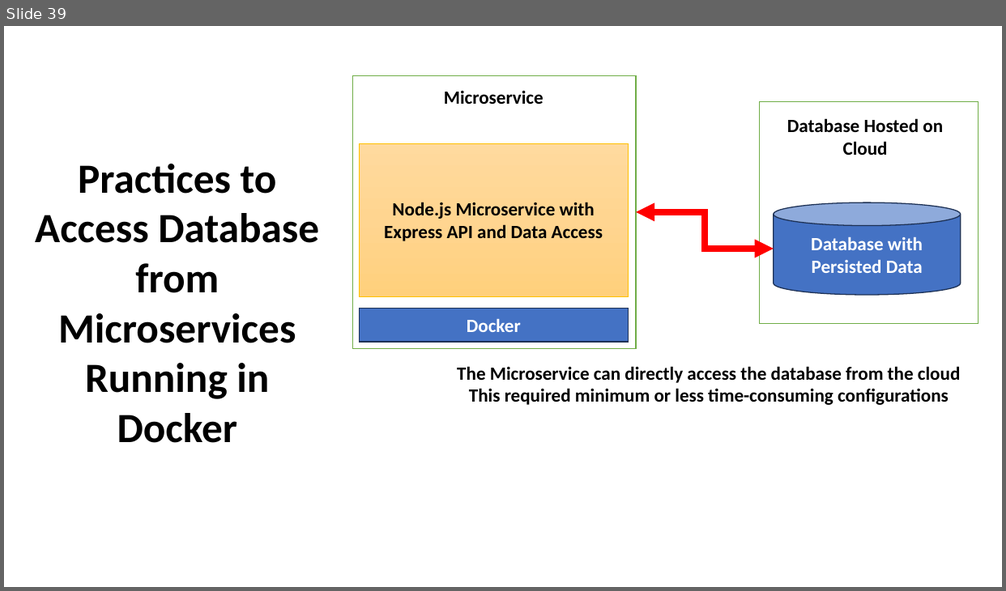
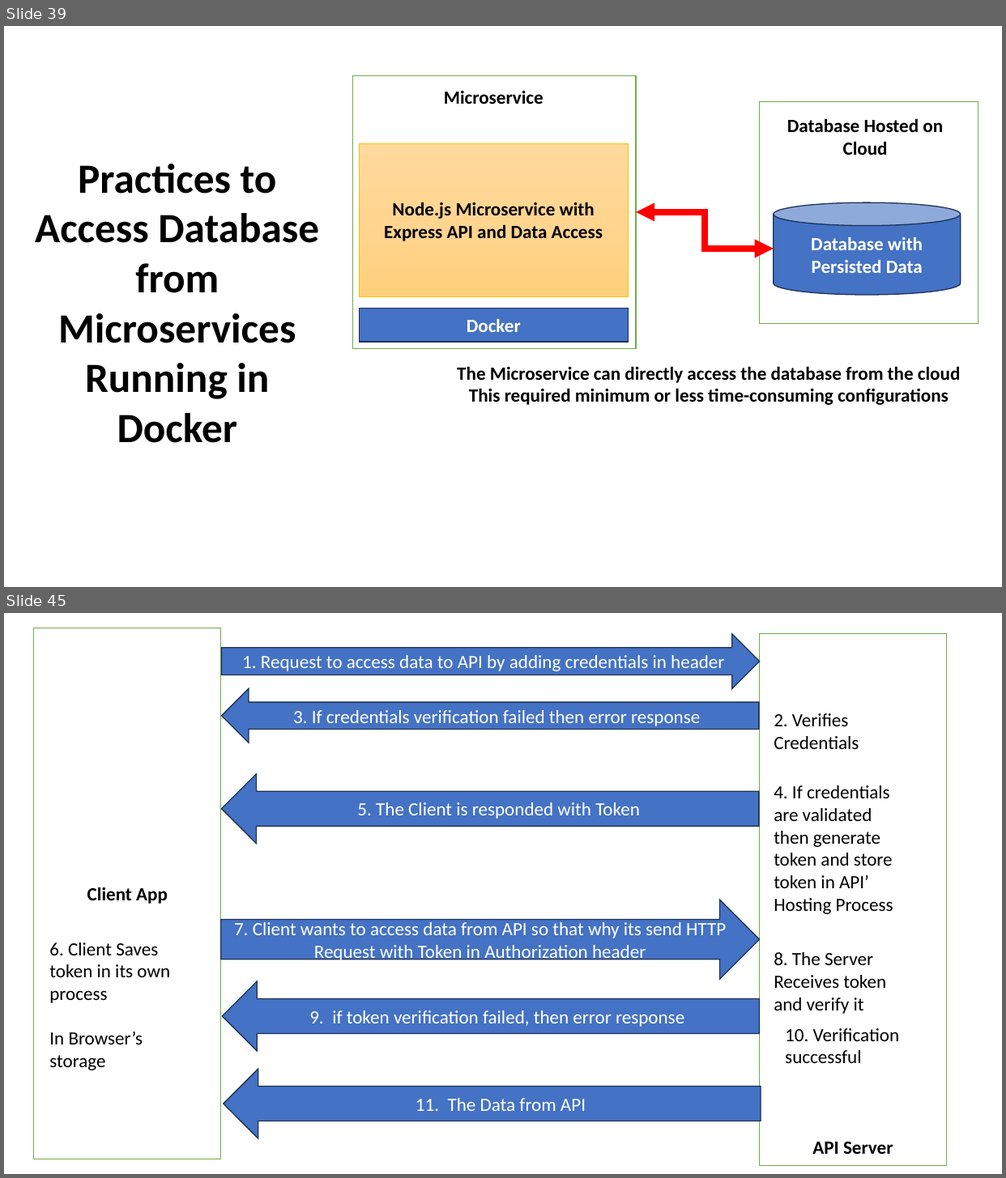
Before and after one commit to maheshsabnis/ugam, a slide deck: Training_Presentetions.pptx. Shown one above the other, each under a label of ours: slide 39 before the commit, slides 39 and 45 after it; the slides between them are not shown. The pictures are 1006x591 and 1006x1178 pixels, drawn with LibreOffice and Linux fonts; fonts in the diff are those of the drawing. Boxes give left, top, right and bottom in pixels: in the first picture for what was removed or moved away, otherwise in the second. Text is boxed around its words. In the diff, an @@ line names an element or a change of style, - is before the commit and + after.

```diff
--- a/Training_Presentetions.pptx
+++ b/Training_Presentetions.pptx
@@ slide 45 added at (4, 613, 1002, 1174), background #FFFFFF @@
@@ rectangle added at (34, 628, 221, 1160), fill #FFFFFF, outline #70AD47 1 pt, 18 pt, text #000000, bold @@
+Client App
@@ right arrow added at (222, 634, 760, 688), fill #4472C4, outline #1E3256 1 pt, 18 pt, text #FFFFFF @@
+1. Request to access data to API by adding credentials in header
@@ rectangle added at (760, 634, 947, 1165), fill #FFFFFF, outline #70AD47 1 pt, 18 pt, text #000000, bold @@
+API Server
@@ left arrow added at (222, 688, 760, 743), fill #4472C4, outline #1E3256 1 pt, 18 pt, text #FFFFFF @@
+3. If credentials verification failed then error response
@@ text added at (774, 713, 859, 749), 18 pt, text #000000 @@
+2. Verifies Credentials
@@ left arrow added at (222, 774, 760, 844), fill #4472C4, outline #1E3256 1 pt, 18 pt, text #FFFFFF @@
+5. The Client is responded with Token
@@ text added at (774, 786, 893, 914), 18 pt, text #000000 @@
+4. If credentials are validated then generate token and store token in API’ Hosting Process
@@ right arrow added at (221, 900, 760, 979), fill #4472C4, outline #1E3256 1 pt, 18 pt, text #FFFFFF @@
+7. Client wants to access data from API so that why its send HTTP Request with Token in Authorization header
@@ text added at (49, 943, 170, 1071), 18 pt, text #000000 @@
+6. Client Saves token in its own process
+In Browser’s storage
@@ text added at (774, 952, 886, 1014), 18 pt, text #000000 @@
+8. The Server Receives token and verify it
@@ left arrow added at (222, 982, 760, 1051), fill #4472C4, outline #1E3256 1 pt, 18 pt, text #FFFFFF @@
+9. if token verification failed, then error response
@@ text added at (785, 1029, 900, 1063), 18 pt, text #000000 @@
+10. Verification successful
@@ left arrow added at (224, 1069, 761, 1139), fill #4472C4, outline #1E3256 1 pt, 18 pt, text #FFFFFF @@
+11. The Data from API
```
Also in this commit, not shown: 5 other slides added, 27 other files.
